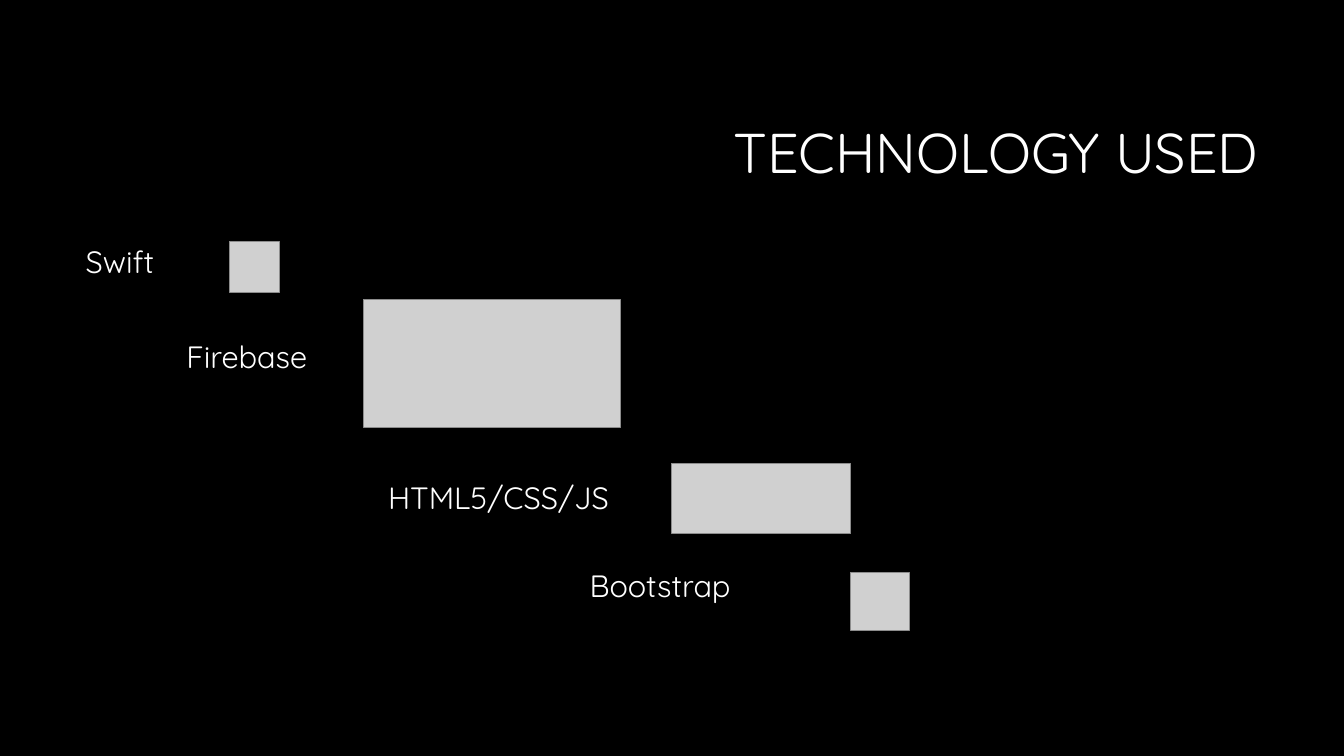
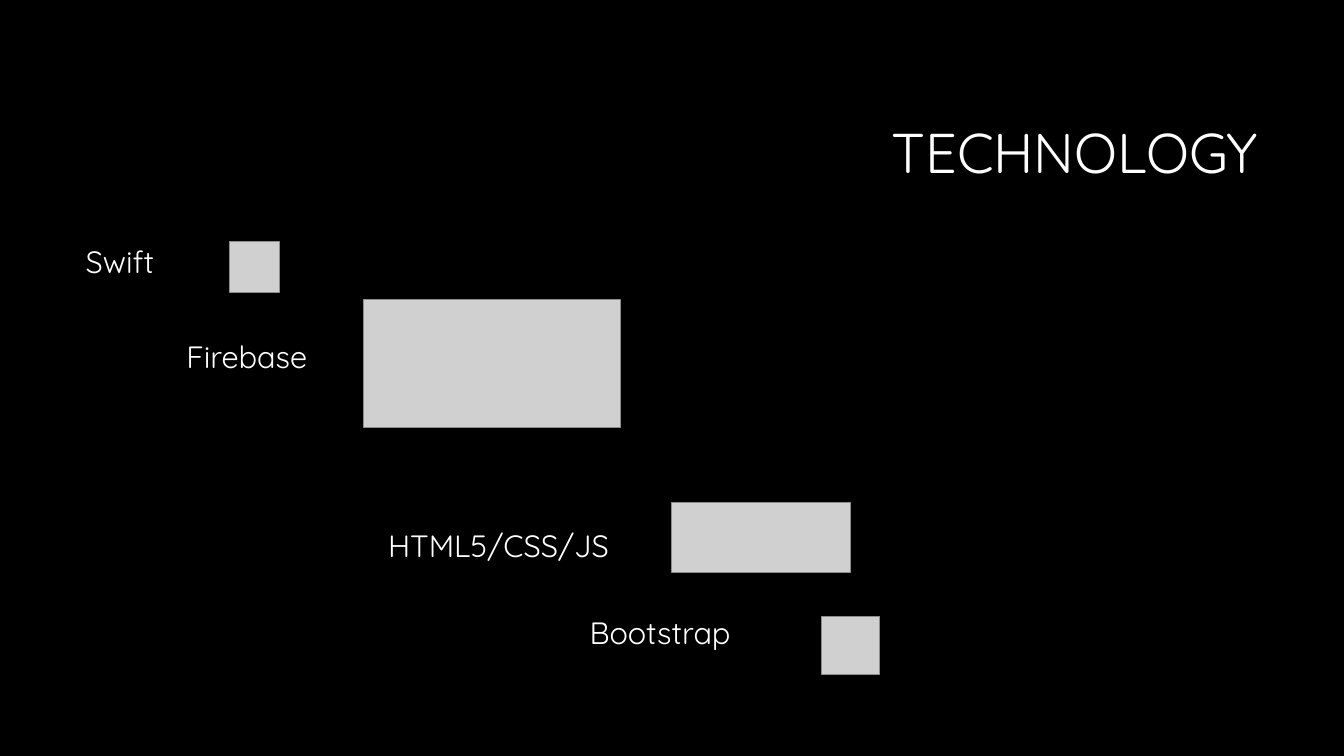
Before and after one commit to rakesthedon/myfancyroom, a slide deck: slide 4 of presentation/Personalize Your Flat (mac).pptx. Drawn at 1344x756 pixels with LibreOffice and Linux fonts; fonts in the diff are those of the drawing; grey boxes stand for pictures; background and template pictures are left out. Boxes give left, top, right and bottom in pixels: in the first picture for what was removed or moved away, otherwise in the second. Text is boxed around its words. In the diff, an @@ line names an element or a change of style, - is before the commit and + after.

```diff
--- a/presentation/Personalize Your Flat (mac).pptx
+++ b/presentation/Personalize Your Flat (mac).pptx
@@ title at <box>891,133,1258,174</box>: text changed @@
-TECHNOLOGY USED
+TECHNOLOGY
@@ text "Swift" rewrapped from <box>86,250,731,603</box> to <box>86,250,731,650</box> @@
@@ picture: place and size @@
-picture at <box>673,464,851,533</box>
+picture at <box>673,502,851,572</box>
@@ picture: place and size @@
-picture at <box>851,573,909,631</box>
+picture at <box>822,616,880,675</box>
```
Also in this commit, not shown: 2 other slides changed.
